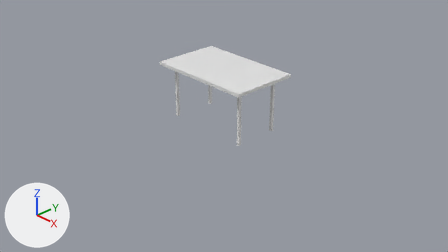
What one commit did to the Blender file Content/Props/Meshes/Table/Table.blend.
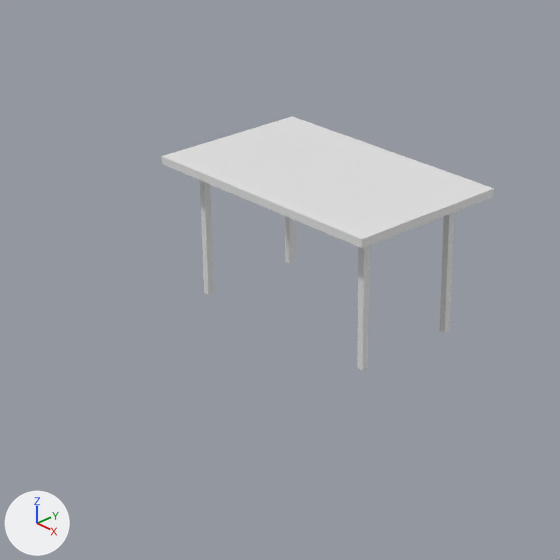
Old and new are each drawn from the file's camera '!Camera' and again close up on the part from 21% to 71% of the width and 0% to 88% of the height. The axes (+X, +Y, +Z) are drawn at lower left. The lights are the same throughout.

Objects in the first close-up: 'TableLeg0', 'TableLeg1', 'TableLeg2', 'TableLeg3', 'Tabletop'.
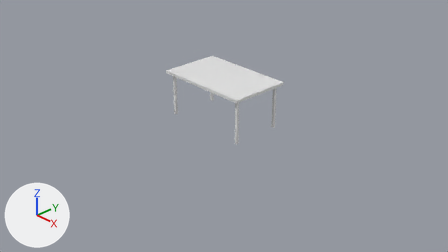
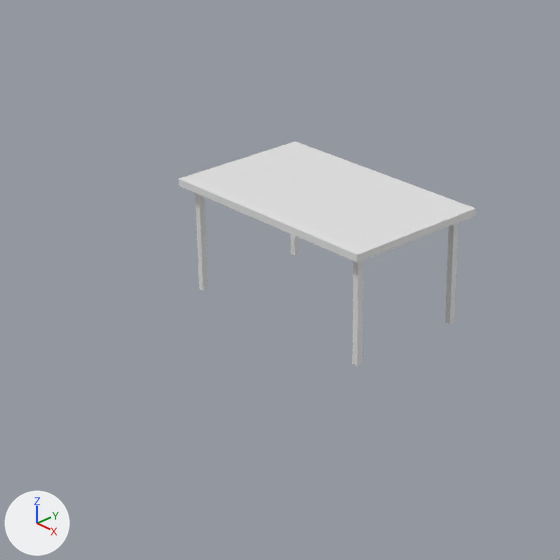
Pixel boxes [x1, y1, x2, y2] of what changed, in the close-ups (560 x 560 px):
'Tabletop', mesh rescaled, moved (10% narrower, 8% shorter)
    before: [162, 116, 494, 248]
    after: [178, 141, 476, 263]
'TableLeg2', moved
    before: [357, 245, 370, 371]
    after: [352, 261, 363, 366]
'TableLeg1', moved
    before: [439, 213, 454, 333]
    after: [445, 223, 458, 324]
'TableLeg3', moved
    before: [200, 180, 214, 295]
    after: [195, 193, 208, 290]
'TableLeg0', moved
    before: [285, 216, 295, 263]
    after: [291, 234, 299, 256]

Patch to the scene script:
```diff
--- a/Content/Props/Meshes/Table/Table.blend.py
+++ b/Content/Props/Meshes/Table/Table.blend.py
@@ me_cube @@
 me_cube.from_pydata(...)  # 8 vertices, 6 faces; spans x -1.0..1.0, y -0.62..0.62, z -0.03..0.03
 # used by ob_tabletop; location = (0.0, 0.0, 1.03)
+# me_cube part 1: the whole mesh is scaled about its middle by 0.9
 me_cube.materials.append(mat_tabletop_material)
@@ ob_tabletop @@
 ob_tabletop = bpy.data.objects.new('Tabletop', me_cube)
-ob_tabletop.location = (0.0, 0.0, 1.03)
+ob_tabletop.location = (0.0, 0.0, 0.877)
@@ ob_tableleg0 @@
 ob_tableleg0 = bpy.data.objects.new('TableLeg0', me_cube_001)
-ob_tableleg0.location = (-0.8, 0.4, 0.5)
+ob_tableleg0.location = (-0.8, 0.45, 0.45)
@@ ob_tableleg1 @@
 ob_tableleg1 = bpy.data.objects.new('TableLeg1', me_cube_002)
-ob_tableleg1.location = (0.8, 0.4, 0.5)
+ob_tableleg1.location = (0.8, 0.45, 0.45)
@@ ob_tableleg2 @@
 ob_tableleg2 = bpy.data.objects.new('TableLeg2', me_cube_003)
-ob_tableleg2.location = (0.8, -0.4, 0.5)
+ob_tableleg2.location = (0.8, -0.45, 0.45)
@@ ob_tableleg3 @@
 ob_tableleg3 = bpy.data.objects.new('TableLeg3', me_cube_004)
-ob_tableleg3.location = (-0.8, -0.4, 0.5)
+ob_tableleg3.location = (-0.8, -0.45, 0.45)
```
